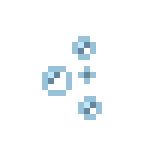
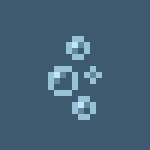
Layers edited between the first and the second 150×150 image:
showed "Layer 4" over [48, 36, 102, 120]
hid "Layer 3" over [42, 36, 102, 120]
painted on "Layer 1" over [0, 0, 150, 150]
